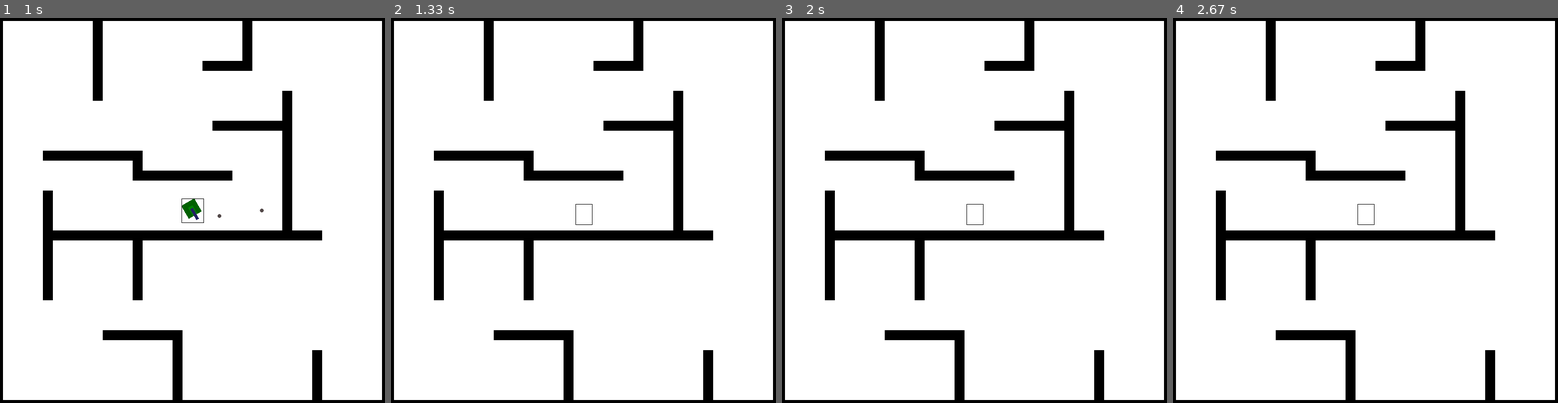
Above: before the commit, frames 1-4 (left to right).
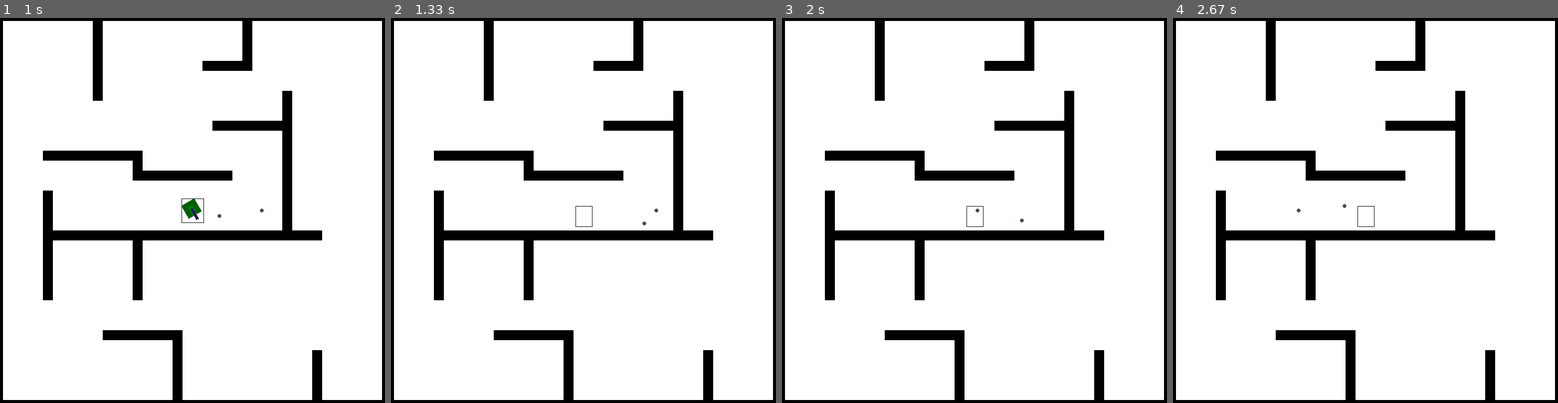
Above: after the commit, the same moments.

Repository: will-hd/Tank-Trouble
Game: pygame game, started from run.py
Two runs of this game, one before a commit and one after it. Both use one fixed random seed, a clock stepped at 60 frames per second and the inputs below.
Inputs:
- Up to frame 1 (1 s): tap F at 0.33, 0.73 s; hold Right from 0.67 s (still down)
- Up to frame 2 (1.33 s): tap F at 1.03, 1.23 s; release Right at 1.13 s; hold Up from 1.17 s (still down)
- Up to frame 3 (2 s): release Up at 1.47 s
- Up to frame 4 (2.67 s): no input

Frame 1 is identical in both runs. In frame 2, less than 0.1% of the frame differs, in the area x 47-70%, y 48-55%; in frame 3, less than 0.1%; in frame 4, less than 0.1%.

Commit message:
fix: bullets collision with tank mask, removes both sprites

Diff:
--- a/bullets.py
+++ b/bullets.py
@@ -5,11 +5,11 @@
 class Bullet(pygame.sprite.Sprite):
     def __init__(self,
                 position,
-                bullet_group,
                 game,
+                tanks_bullet_group,
                 direction) -> None:
         self.game = game
-        super().__init__(bullet_group)
+        super().__init__(self.game.all_bullet_group, tanks_bullet_group)
 
         # Surface, image, rect
         self.image = pygame.Surface([8, 8])
@@ -58,8 +58,13 @@
 
         current_time = pygame.time.get_ticks()
 
+        # Allow delay time so that bullet can leave the tank's rect.
+        # Then check if rects collide before mask for better efficiency
         if current_time - self.spawn_time >= 200:
-            pygame.sprite.spritecollide(self, self.game.tank_group, True, pygame.sprite.collide_rect)
+            if pygame.sprite.spritecollide(self, self.game.tank_group, False, pygame.sprite.collide_rect):
+                if pygame.sprite.spritecollide(self, self.game.tank_group, True, pygame.sprite.collide_mask):
+                    self.kill() # Kill bullet as well as tank
+
 
         if current_time - self.spawn_time >= self.lifetime:
             self.kill()
--- a/run.py
+++ b/run.py
@@ -22,6 +22,7 @@
 
         self.tank_group = pygame.sprite.Group()
         self.wall_group = pygame.sprite.Group()
+        self.all_bullet_group = pygame.sprite.Group()
 
         self.new_map()
 
@@ -47,9 +48,9 @@
             self.screen.blit(self.backdrop, self.backdrop_box)
             self.wall_group.draw(self.screen)
 
-            for tank in self.tank_group:
-                self.tank.bullet_group.update()
-                self.tank.bullet_group.draw(self.screen)
+
+            self.all_bullet_group.update()
+            self.all_bullet_group.draw(self.screen)
 
             self.tank_group.update(keys)
             self.tank_group.draw(self.screen)
--- a/tank.py
+++ b/tank.py
@@ -9,7 +9,7 @@
     def __init__(self, game) -> None:
         self.game = game
         super().__init__(self.game.tank_group)
-        self.bullet_group = pygame.sprite.Group() # Bullet group for each tank
+        self.tanks_bullet_group = pygame.sprite.Group()
 
         self.image = pygame.Surface([40, 30], pygame.SRCALPHA)
         pygame.draw.rect(self.image, (0, 96, 0), (0, 0, 30, 30)) # Tank body
@@ -105,11 +105,11 @@
         current_time = pygame.time.get_ticks()
         interval = current_time - self.previous_time
 
-        if interval >= self.shoot_frequency and len(self.bullet_group) < self.max_bullets:
+        if interval >= self.shoot_frequency and len(self.tanks_bullet_group) < self.max_bullets:
             self.previous_time = current_time
             return True
         else:
             return False
 
     def create_bullet(self):
-        Bullet(self.position, self.bullet_group, self.game, direction=self.direction)
+        Bullet(self.position, self.game, self.tanks_bullet_group, direction=self.direction)
